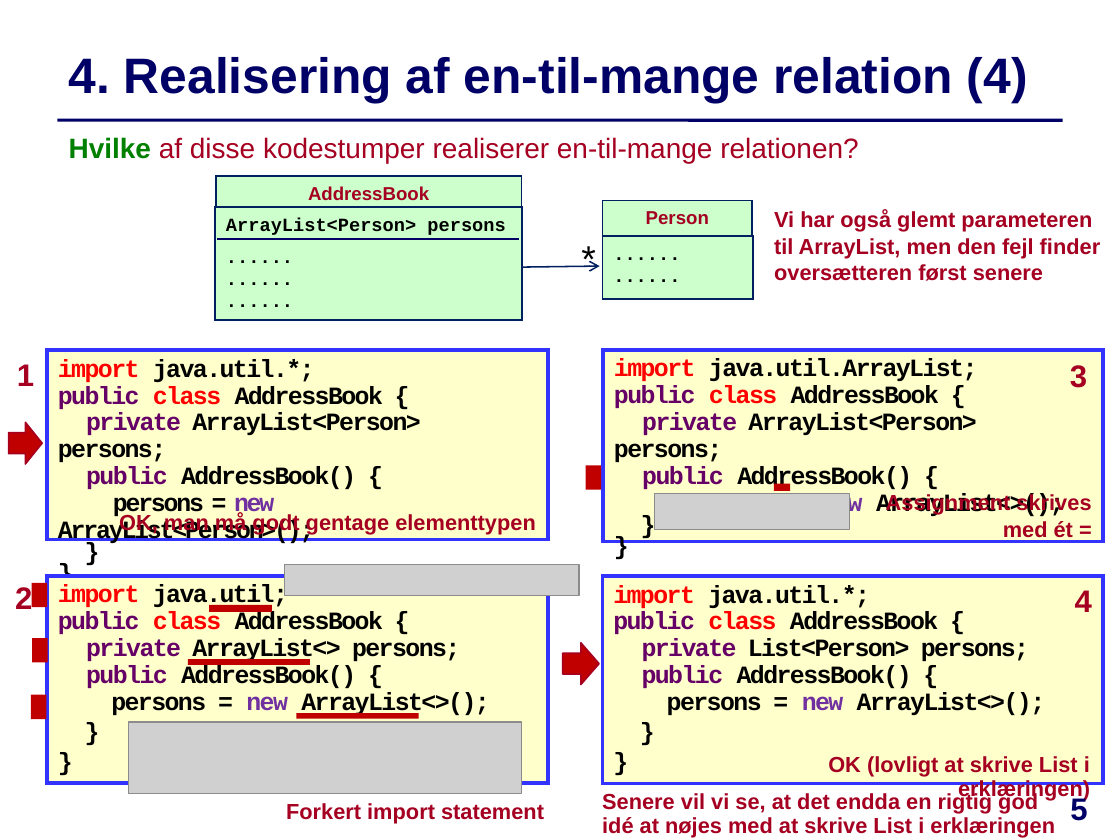
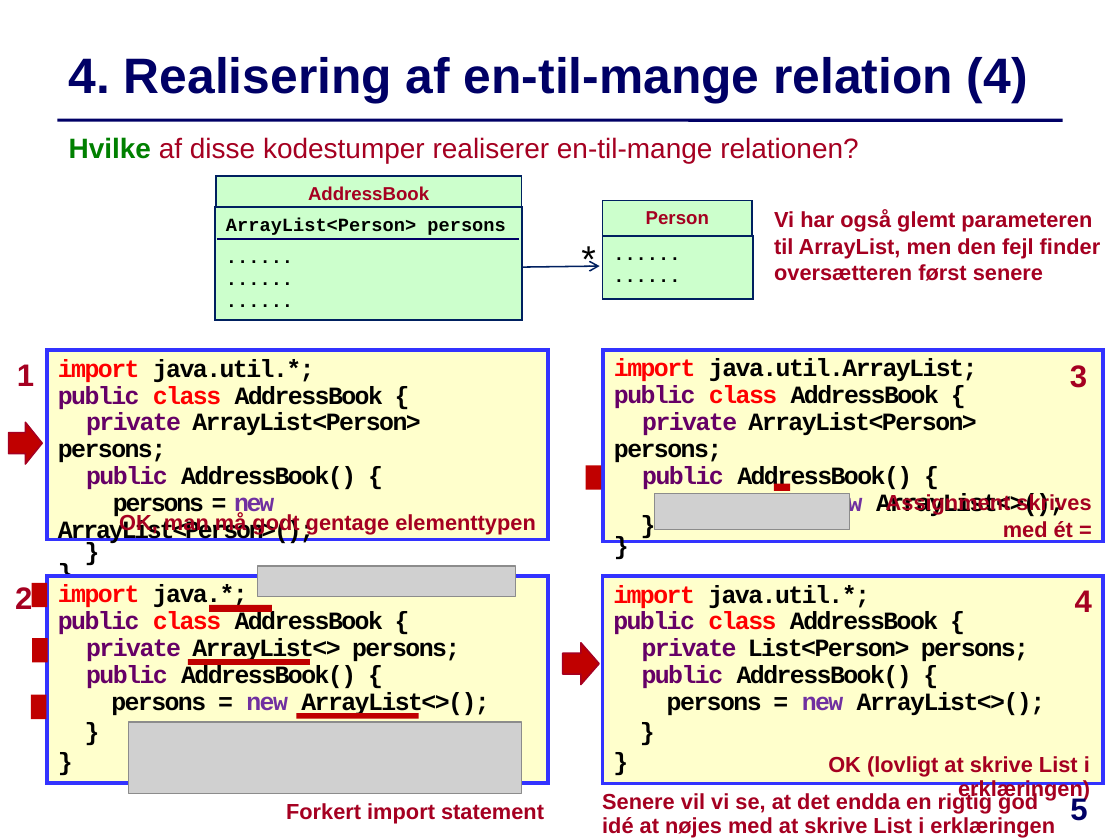
Before and after one commit to IntProgAU/Materiale, a slide deck: slide 5 of web/e24/uge_4a/Quiz-Uge4-Mandag.pptx. Drawn at 1120x840 pixels with LibreOffice and Linux fonts; fonts in the diff are those of the drawing; grey boxes stand for pictures. Boxes give left, top, right and bottom in pixels: in the first picture for what was removed or moved away, otherwise in the second. Text is boxed around its words. In the diff, an @@ line names an element or a change of style, - is before the commit and + after.

```diff
--- a/web/e24/uge_4a/Quiz-Uge4-Mandag.pptx
+++ b/web/e24/uge_4a/Quiz-Uge4-Mandag.pptx
@@ picture: place and size @@
-picture at [284,564,579,596]
+picture at [258,566,516,596]
@@ text in rectangle at [58,584,248,610]: text changed @@
-import java.util;
+import java.*;
```
Also in this commit, not shown: 1 other slide changed.
